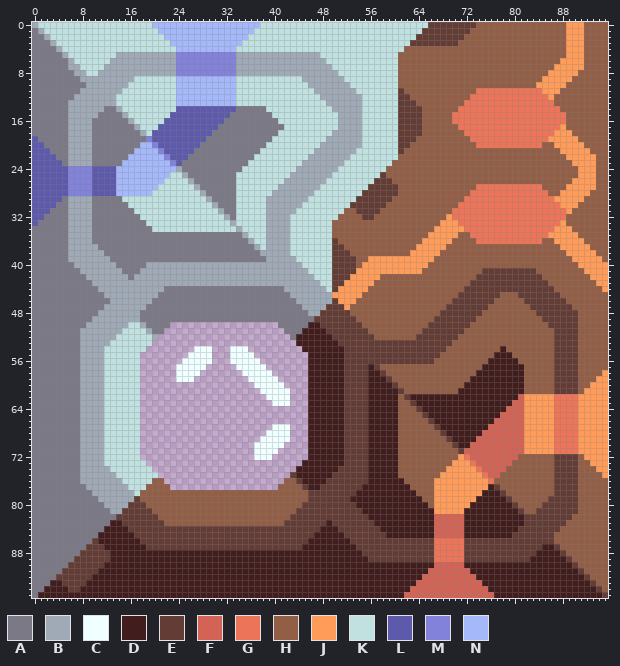
One commit to this sprite sheet: sprites/blocks/production/flammable-ammo-crafter-top.png. That is the earlier state.
The file is 96x96 pixels.
Palette (. is transparent): A #7c7987  B #a0aab6  C #f0ffff  D #421d1d  E #623c35  F #d36355  G #ec7458  H #925e46  J #ff9c5a  K #c1e0e0  L #5d5aac  M #8282da  N #a4b8fa
After the commit:
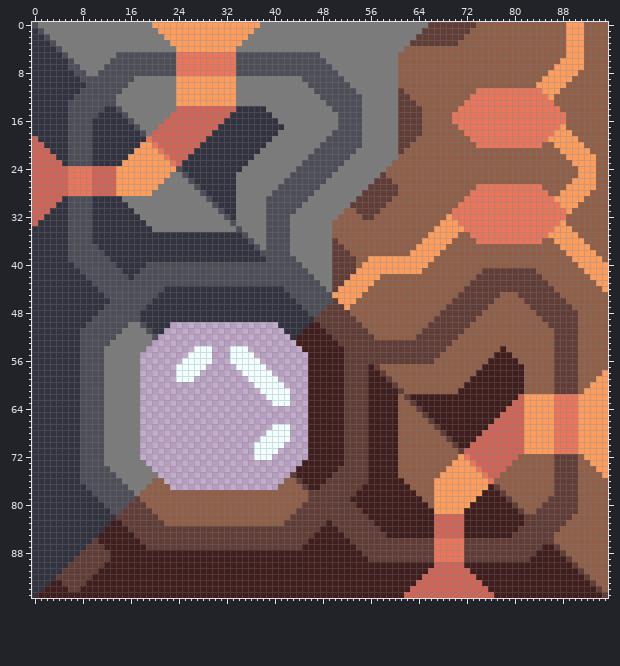
Changes in this commit:
{"colour":"A","old":"#7c7987","new":"#313341"}
{"colour":"B","old":"#a0aab6","new":"#4d4e58"}
{"colour":"K","old":"#c1e0e0","new":"#7b7b7b"}
{"y":0,"x":20,"old":"NNNNNNNNNNNNNNNNNN","new":"JJJJJJJJJJJJJJJJJJ"}
{"y":1,"x":21,"old":"NNNNNNNNNNNNNNNN","new":"JJJJJJJJJJJJJJJJ"}
{"y":2,"x":22,"old":"NNNNNNNNNNNNNN","new":"JJJJJJJJJJJJJJ"}
{"y":3,"x":23,"old":"NNNNNNNNNNNN","new":"JJJJJJJJJJJJ"}
{"y":4,"x":24,"old":"NNNNNNNNNN","new":"JJJJJJJJJJ"}
{"y":5,"x":24,"old":"MMMMMMMMMM","new":"GGGGGGGGGG"}
{"y":6,"x":24,"old":"MMMMMMMMMM","new":"GGGGGGGGGG"}
{"y":7,"x":24,"old":"MMMMMMMMMM","new":"GGGGGGGGGG"}
{"y":8,"x":24,"old":"MMMMMMMMMM","new":"GGGGGGGGGG"}
{"y":9,"x":24,"old":"NNNNNNNNNN","new":"JJJJJJJJJJ"}
{"y":10,"x":24,"old":"NNNNNNNNNN","new":"JJJJJJJJJJ"}
{"y":11,"x":24,"old":"NNNNNNNNNN","new":"JJJJJJJJJJ"}
{"y":12,"x":24,"old":"NNNNNNNNNN","new":"JJJJJJJJJJ"}
{"y":13,"x":24,"old":"NNNNNNNNNN","new":"JJJJJJJJJJ"}
{"y":14,"x":24,"old":"LLLLLLLLLL","new":"FFFFFFFFFF"}
{"y":15,"x":23,"old":"LLLLLLLLLL","new":"FFFFFFFFFF"}
{"y":16,"x":22,"old":"LLLLLLLLLL","new":"FFFFFFFFFF"}
{"y":17,"x":21,"old":"LLLLLLLLLL","new":"FFFFFFFFFF"}
{"y":18,"x":20,"old":"LLLLLLLLLL","new":"FFFFFFFFFF"}
{"y":19,"x":0,"old":"L","new":"F"}
{"y":19,"x":19,"old":"MLLLLLLLLL","new":"GFFFFFFFFF"}
{"y":20,"x":0,"old":"LL","new":"FF"}
{"y":20,"x":18,"old":"NNMLLLLLLL","new":"JJGFFFFFFF"}
{"y":21,"x":0,"old":"LLL","new":"FFF"}
{"y":21,"x":17,"old":"NNNNMLLLLL","new":"JJJJGFFFFF"}
{"y":22,"x":0,"old":"LLLL","new":"FFFF"}
{"y":22,"x":16,"old":"NNNNNNMLLL","new":"JJJJJJGFFF"}
{"y":23,"x":0,"old":"LLLLL","new":"FFFFF"}
{"y":23,"x":15,"old":"NNNNNNNNML","new":"JJJJJJJJGF"}
{"y":24,"x":0,"old":"LLLLLLMMMMLLLLNNNNNNNNNN","new":"FFFFFFGGGGFFFFJJJJJJJJJJ"}
{"y":25,"x":0,"old":"LLLLLLMMMMLLLLNNNNNNNNN","new":"FFFFFFGGGGFFFFJJJJJJJJJ"}
{"y":26,"x":0,"old":"LLLLLLMMMMLLLLNNNNNNNN","new":"FFFFFFGGGGFFFFJJJJJJJJ"}
{"y":27,"x":0,"old":"LLLLLLMMMMLLLLNNNNNNN","new":"FFFFFFGGGGFFFFJJJJJJJ"}
{"y":28,"x":0,"old":"LLLLLLMMMMLLLLNNNNNN","new":"FFFFFFGGGGFFFFJJJJJJ"}
{"y":29,"x":0,"old":"LLLLL","new":"FFFFF"}
{"y":30,"x":0,"old":"LLLL","new":"FFFF"}
{"y":31,"x":0,"old":"LLL","new":"FFF"}
{"y":32,"x":0,"old":"LL","new":"FF"}
{"y":33,"x":0,"old":"L","new":"F"}
{"label":"changed","picture_box":[32,22,428,598]}
